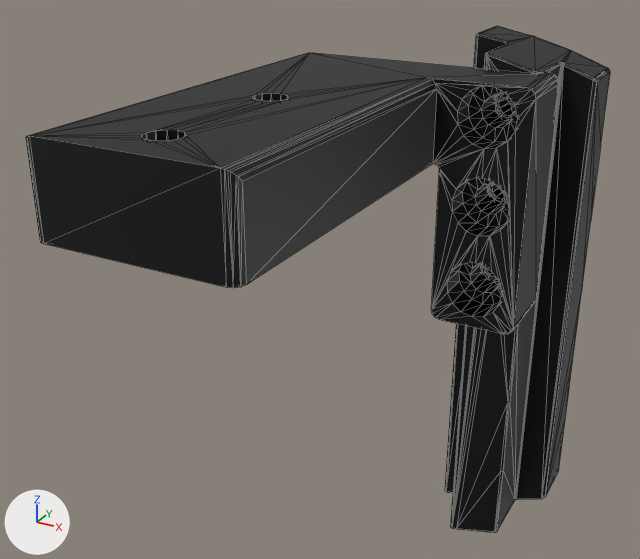
The glTF model gripper/jodell_description/meshes/RG75/finger.glb as it was, and as the next commit left it.
Rendered twice from a 50 mm lens placed at (0.0264, -0.0824, 0.0198), pointed at (-0.0147, -0.0077, -0.0175). Every picture has the same lights, and +X, +Y and +Z are marked at lower left. The picture after the commit comes second. Mesh edges are drawn as thin lines. Where no turn or scale is listed for an object, it has been applied to the vertices. Vertices at exactly the same position are counted once.

The first picture shows 'Link01'.
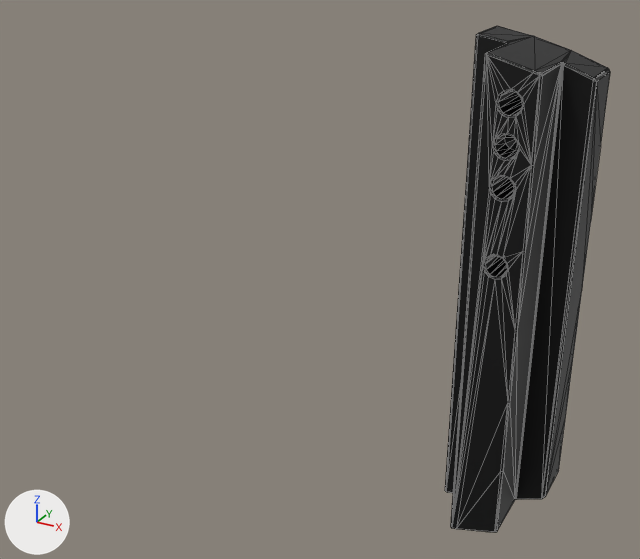
Edits to the scene script, one JSON object a line:
```json
{"block": "me_link01", "where": "# used by ob_link01; location = (0.0, 0.0, 0.0)"}
{"op": "remove", "block": "me_link01", "code": "me_link01.from_pydata(...)  # 604 vertices, 1220 faces; spans x -0.0243..0.0068, y -0.0365..0.02, z -0.0555..0.0055"}
{"op": "add", "block": "me_link01", "code": "me_link01.from_pydata(...)  # 298 vertices, 592 faces; spans x -0.0068..0.0068, y 0.0055..0.02, z -0.0555..0.0055"}
{"block": "me_link01", "change": "me_link01 part 1: the loose piece of 306 vertices spanning x -0.0243..0.0045, y -0.0365..0.0065, z -0.0223..0.0033 is deleted"}
```

Where the change shows, as pixel boxes [x1, y1, x2, y2] in the pictures (640 x 559 px):
```json
{"object": "Link01", "change": "reshaped", "before": [26, 26, 610, 533], "after": [445, 26, 610, 533], "on screen": "72% narrower"}
{"part": 1, "of": "me_link01", "change": "deleted", "before": [26, 53, 559, 334], "on screen": "black"}
```
